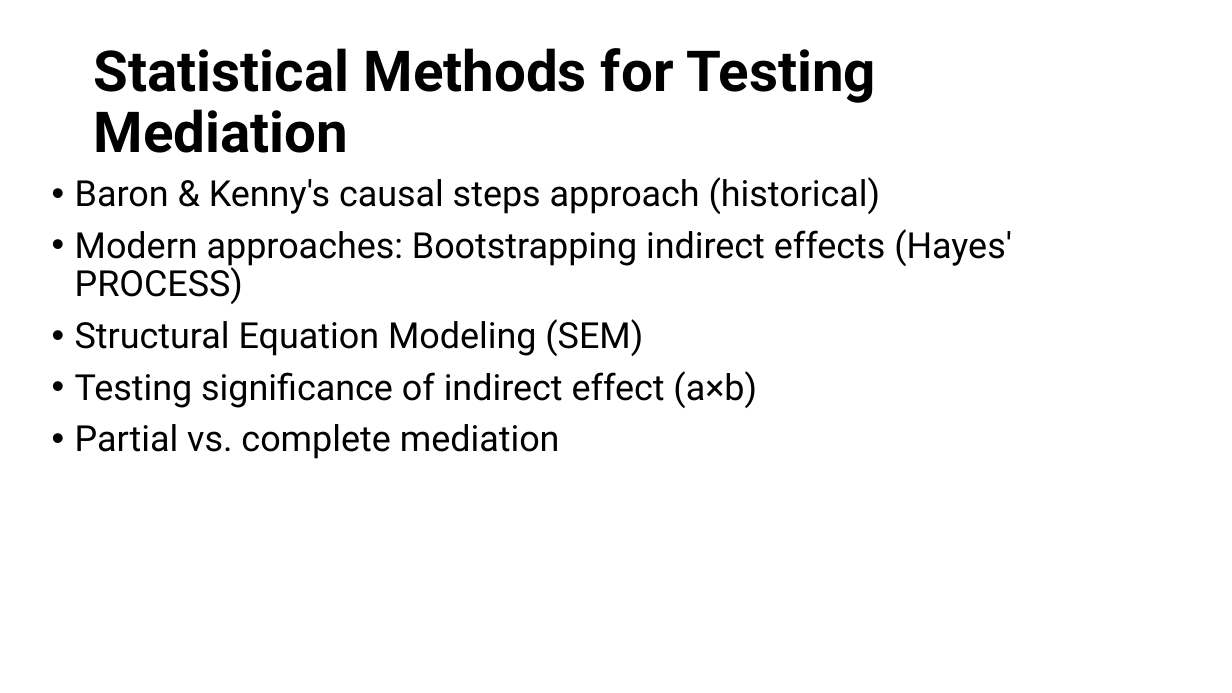
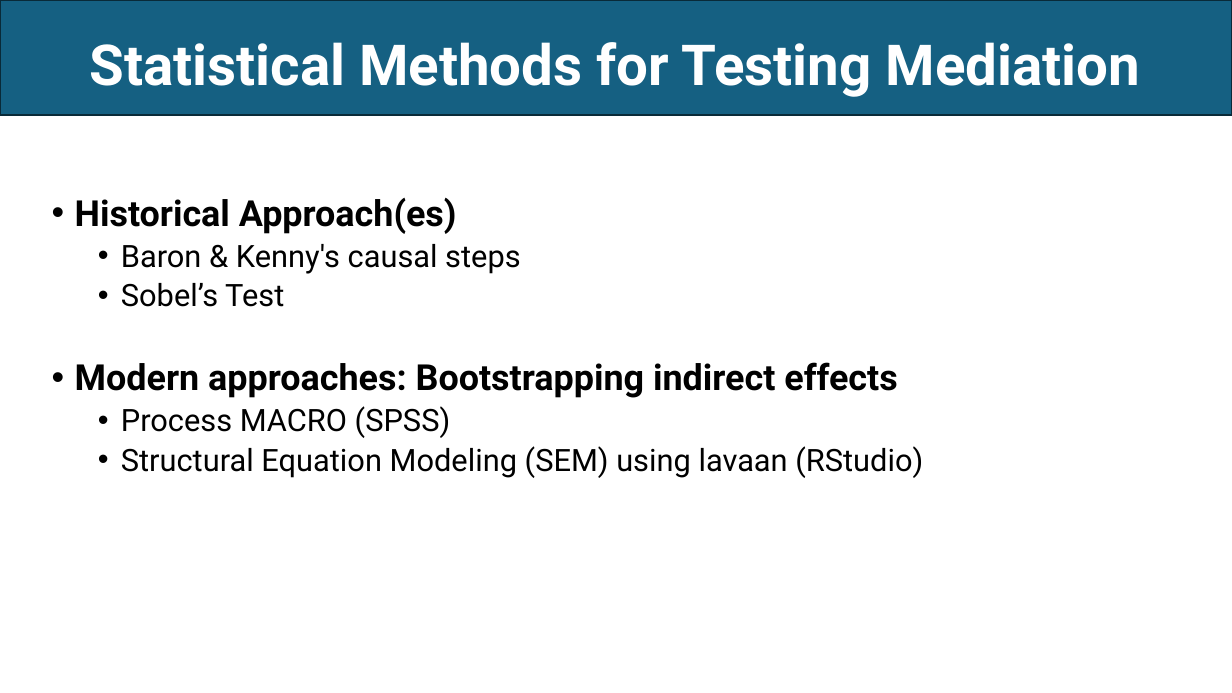
Before and after one commit to EwokOzwok/Data-Analysis-II---CBHPAR-Seminar, a slide deck: slide 14 of Data Analysis II - Mediation and Moderation.pptx (slide 13 before the commit). Drawn at 1232x693 pixels with LibreOffice and Linux fonts; fonts in the diff are those of the drawing. Boxes give left, top, right and bottom in pixels: in the first picture for what was removed or moved away, otherwise in the second. Text is boxed around its words. In the diff, an @@ line names an element or a change of style, - is before the commit and + after.

Commit message:
Mediation Updates

```diff
--- a/Data Analysis II - Mediation and Moderation.pptx
+++ b/Data Analysis II - Mediation and Moderation.pptx
@@ title "Statistical Methods for Testing Mediation" at bbox=[90, 42, 1140, 97]: text colour #000000 to #FFFFFF; alignment left to centre @@
@@ rectangle added at bbox=[0, 0, 1232, 115], fill #156082, outline #092A39 1.5 pt @@
@@ text at bbox=[75, 198, 923, 478]: text changed; size 28 to 24 pt @@
-• Baron & Kenny's causal steps approach (historical)
-• Modern approaches: Bootstrapping indirect effects (Hayes' PROCESS)
-• Structural Equation Modeling (SEM)
-• Testing significance of indirect effect (a×b)
-• Partial vs. complete mediation
+• Historical Approach(es)
+  • Baron & Kenny's causal steps
+  • Sobel’s Test
+• Modern approaches: Bootstrapping indirect effects
+  • Process MACRO (SPSS)
+  • Structural Equation Modeling (SEM) using lavaan (RStudio)
```
Also in this commit, not shown: 7 other slides changed, 1 slide added, 3 other files.
